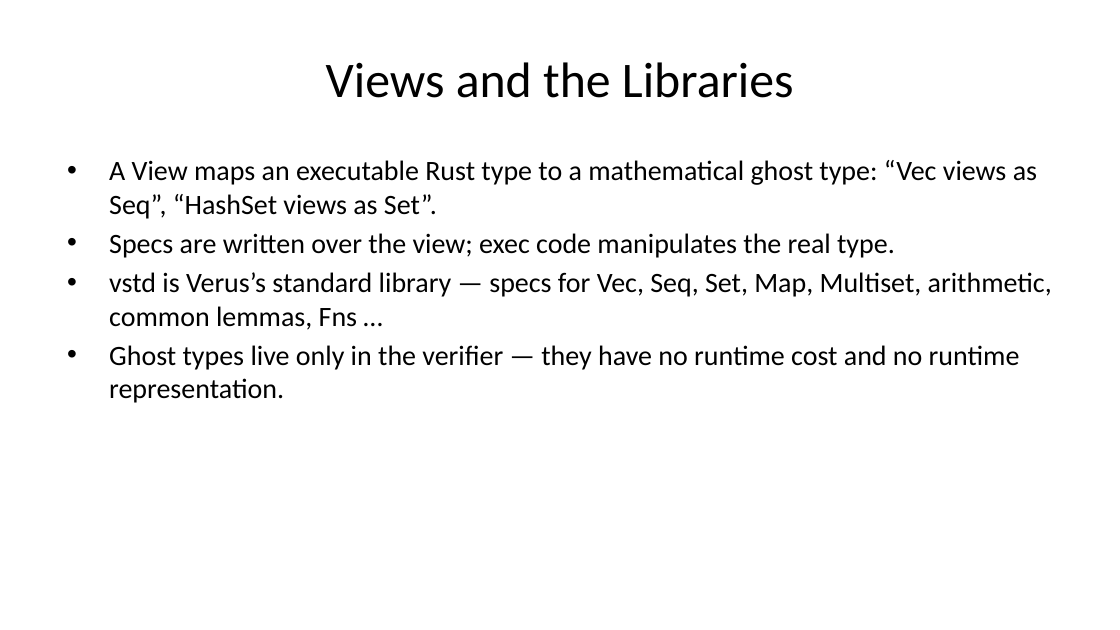
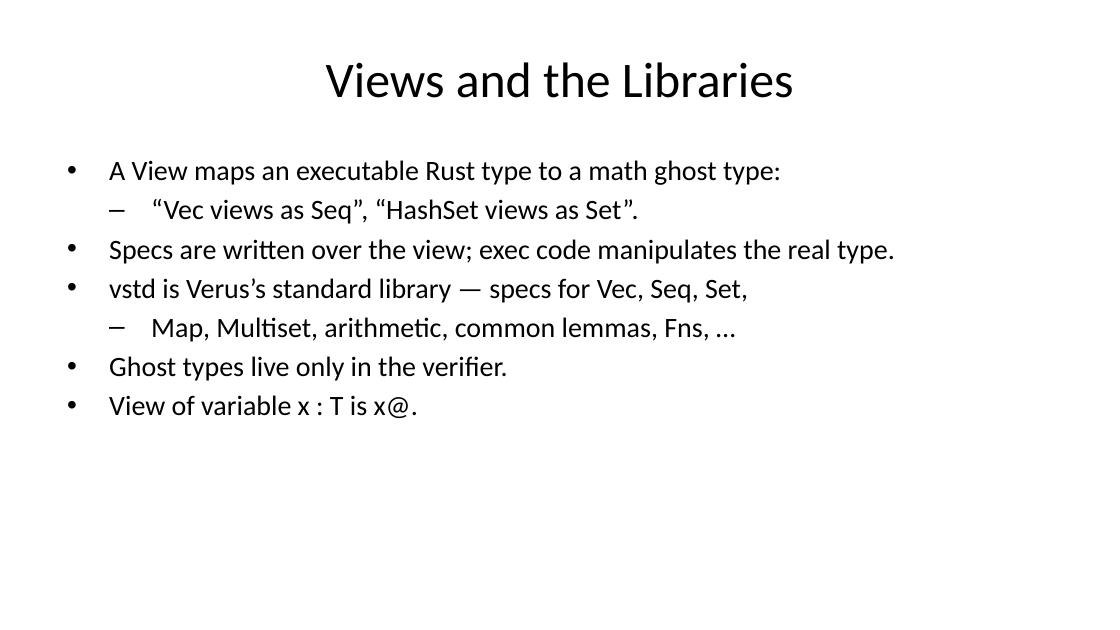
Before and after one commit to briangmilnes/APAS-VERUS, a slide deck: slide 18 of lectures/slidesAWS.pptx (slide 17 before the commit). Drawn at 1120x630 pixels with LibreOffice and Linux fonts; fonts in the diff are those of the drawing. Boxes give left, top, right and bottom in pixels: in the first picture for what was removed or moved away, otherwise in the second. Text is boxed around its words. In the diff, an @@ line names an element or a change of style, - is before the commit and + after.

```diff
--- a/lectures/slidesAWS.pptx
+++ b/lectures/slidesAWS.pptx
@@ text at bbox=[109, 160, 781, 224]: text changed @@
-• A View maps an executable Rust type to a mathematical ghost type: “Vec views as Seq”, “HashSet views as Set”.
+• A View maps an executable Rust type to a math ghost type:
+  – “Vec views as Seq”, “HashSet views as Set”.
@@ text at bbox=[109, 278, 748, 418]: text changed @@
-• vstd is Verus’s standard library — specs for Vec, Seq, Set, Map, Multiset, arithmetic, common lemmas, Fns …
-• Ghost types live only in the verifier — they have no runtime cost and no runtime representation.
+• vstd is Verus’s standard library — specs for Vec, Seq, Set,
+  – Map, Multiset, arithmetic, common lemmas, Fns, …
+• Ghost types live only in the verifier.
+• View of variable x : T is x@.
```
Also in this commit, not shown: 35 other slides changed, 8 slides added, 41 slides removed, 2 other files.
